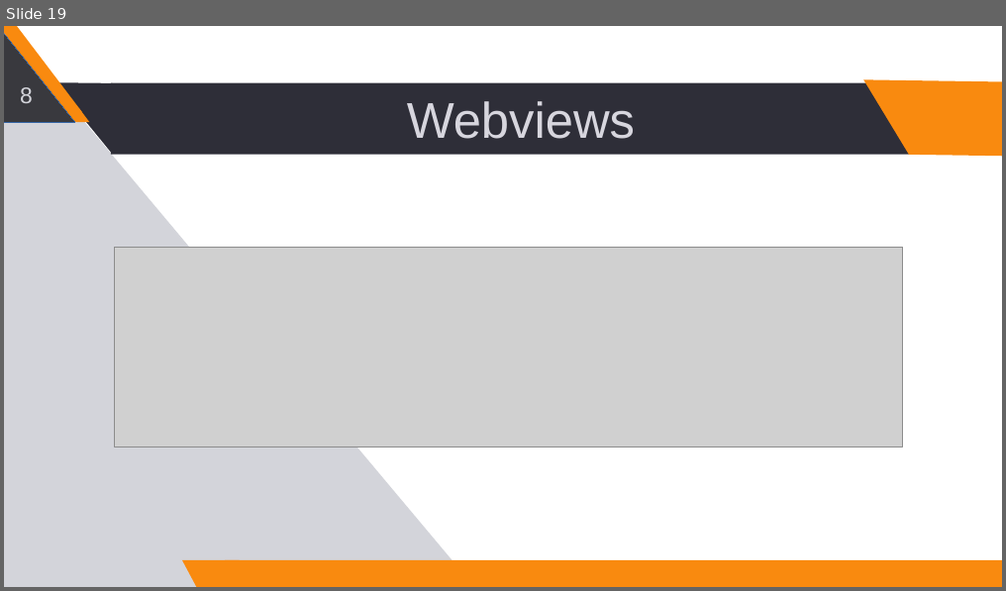
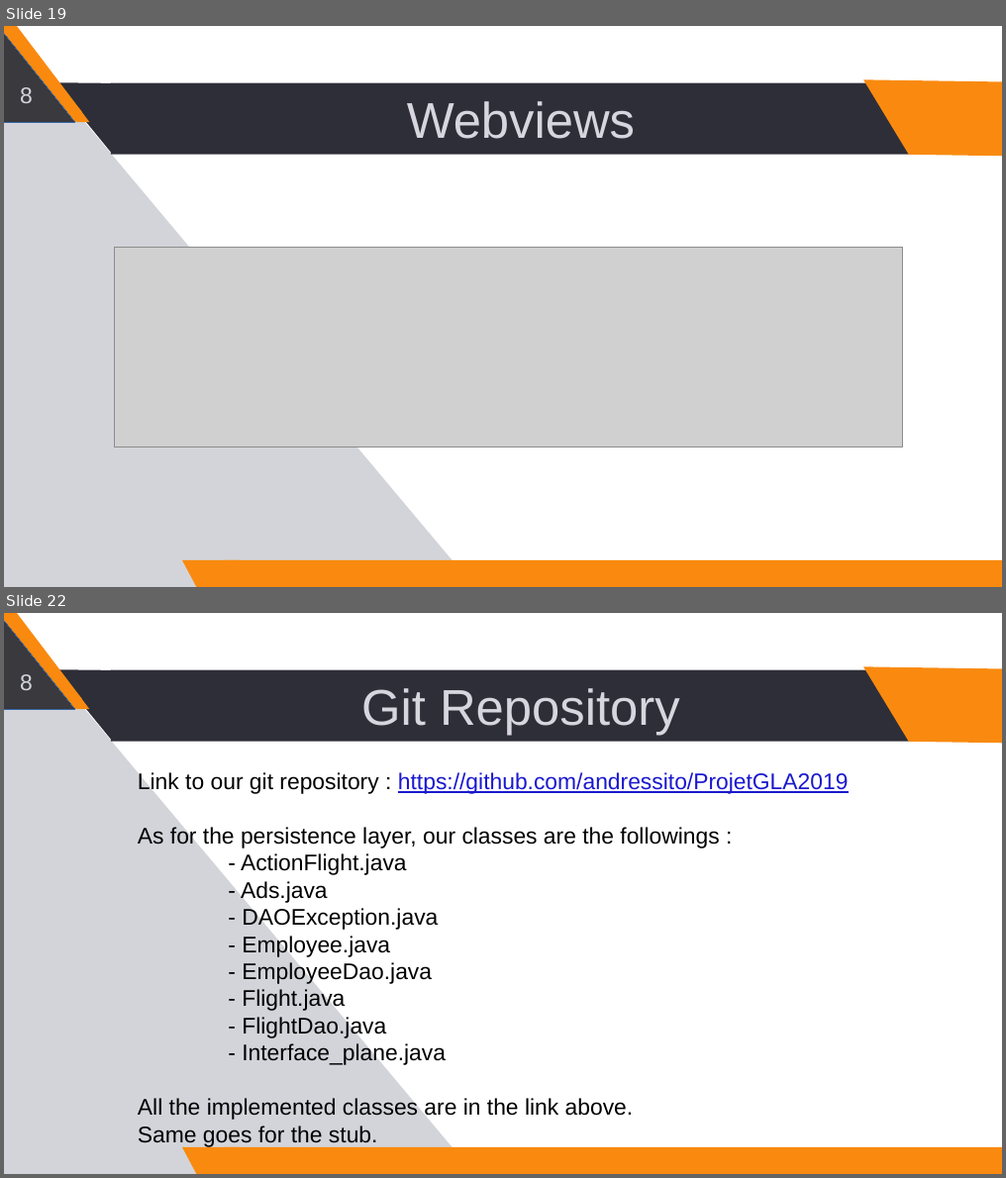
Before and after one commit to andressito/ProjetGLA2019, a slide deck: TD1_GL_G1_V2.odp. Shown one above the other, each under a label of ours: slide 19 before the commit, slides 19 and 22 after it; the slides between them are not shown. The pictures are 1006x591 and 1006x1178 pixels, drawn with LibreOffice and Linux fonts; fonts in the diff are those of the drawing; grey boxes stand for pictures. Boxes give left, top, right and bottom in pixels: in the first picture for what was removed or moved away, otherwise in the second. Text is boxed around its words. In the diff, an @@ line names an element or a change of style, - is before the commit and + after.

```diff
--- a/TD1_GL_G1_V2.odp
+++ b/TD1_GL_G1_V2.odp
@@ slide 22 added at <box>4,613,1002,1174</box>, background #FFFFFF @@
@@ right triangle added at <box>4,613,475,1174</box>, fill #D3D4DA @@
@@ rectangle added at <box>4,613,81,708</box>, fill #F98A0F @@
@@ right triangle added at <box>4,620,75,709</box>, fill #39393E, outline #3465A4 0 pt @@
@@ right triangle added at <box>54,669,113,740</box>, fill #2E2E38 @@
@@ rectangle added at <box>111,670,932,742</box>, fill #2E2E38, 40 pt, text #D7D6DE @@
+Git Repository
@@ parallelogram added at <box>862,666,1002,744</box>, fill #F98A0F @@
@@ text added at <box>20,674,33,690</box>, 18 pt, text #D3D4DA @@
+2
@@ text added at <box>20,674,33,690</box>, 18 pt, text #D3D4DA @@
+8
@@ triangle added at <box>68,695,90,710</box>, fill #F98A0F @@
@@ text added at <box>138,772,848,1121</box>, 18 pt, text #000000 @@
+Link to our git repository : https://github.com/andressito/ProjetGLA2019
+As for the persistence layer, our classes are the followings :
+- ActionFlight.java
+- Ads.java
+- DAOException.java
+- Employee.java
+- EmployeeDao.java
+- Flight.java
+- FlightDao.java
+- Interface_plane.java
+All the implemented classes are in the link above.
+Same goes for the stub.
@@ freeform shape added at <box>182,1149,240,1174</box>, fill #F98A0F @@
@@ rectangle added at <box>225,1149,1002,1174</box>, fill #F98A0F @@
```
Also in this commit, not shown: 1 slide changed, 2 other slides added, 2 other files.
